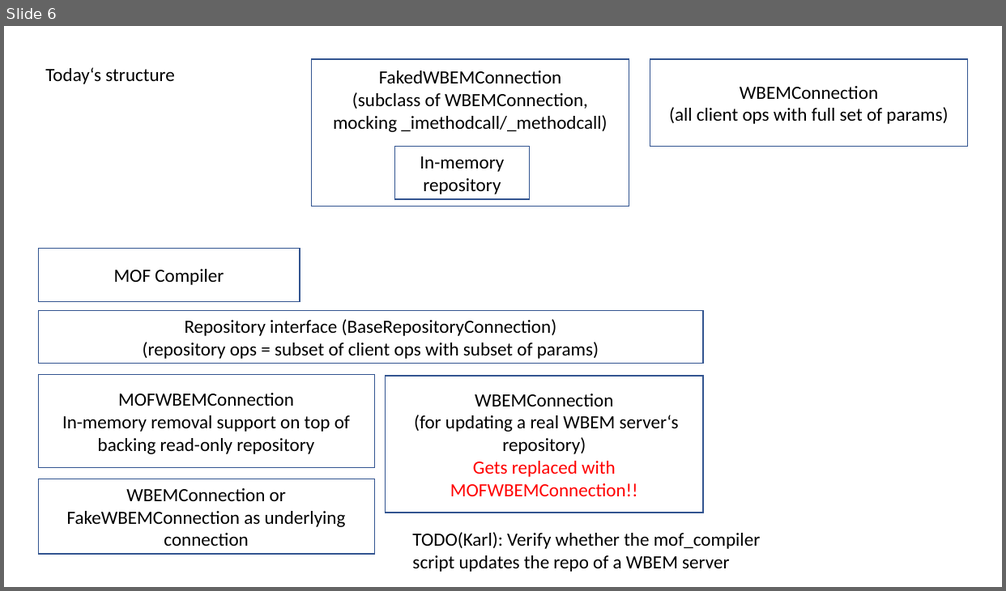
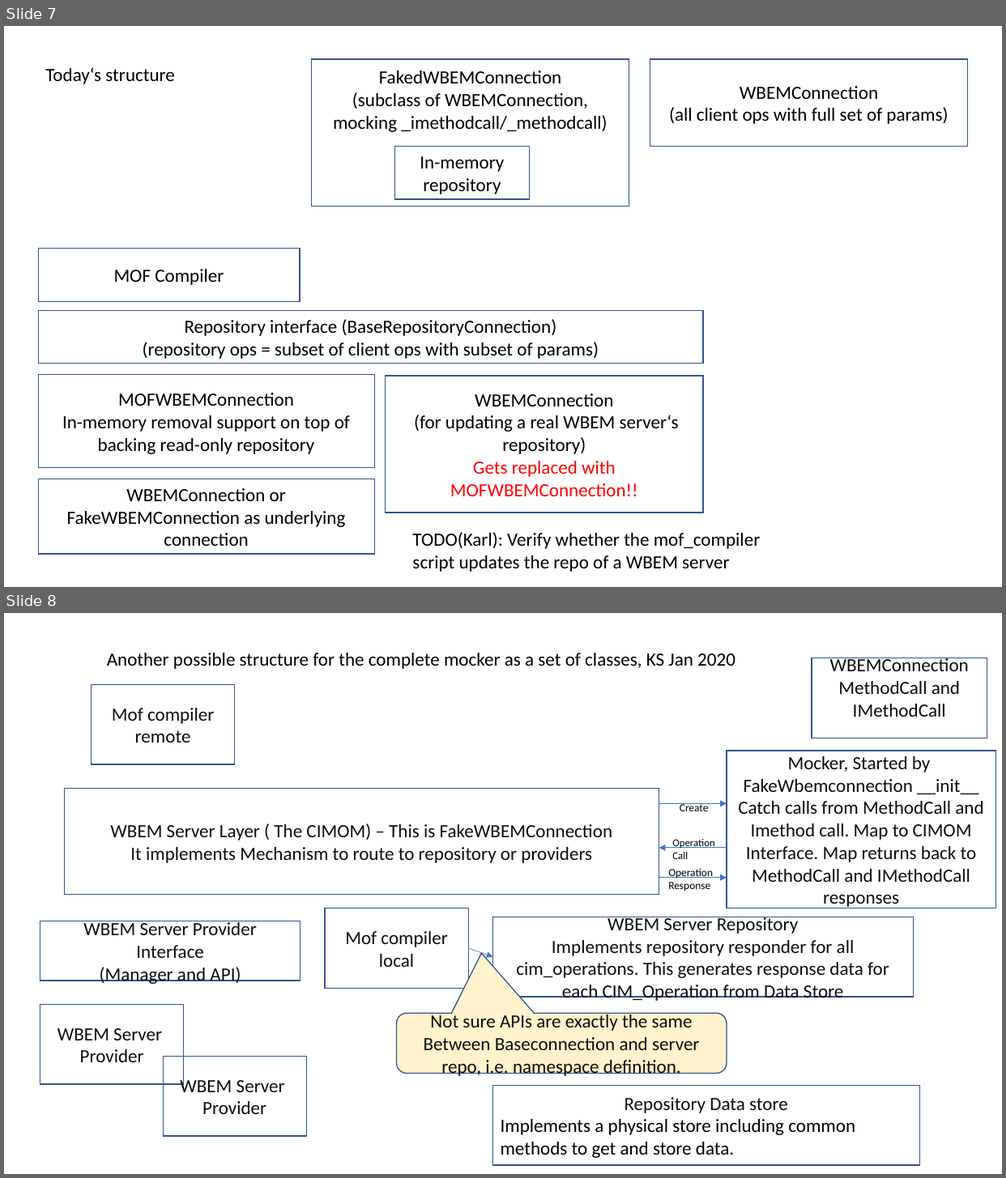
Before and after one commit to pywbem/pywbem, a slide deck: design/RepositoryStructure.pptx. Shown one above the other, each under a label of ours: slide 6 before the commit, slides 7 and 8 after it. The pictures are 1006x591 and 1006x1178 pixels, drawn with LibreOffice and Linux fonts; fonts in the diff are those of the drawing. Boxes give left, top, right and bottom in pixels: in the first picture for what was removed or moved away, otherwise in the second. Text is boxed around its words. In the diff, an @@ line names an element or a change of style, - is before the commit and + after.

Commit message:
wip (#2078)

```diff
--- a/design/RepositoryStructure.pptx
+++ b/design/RepositoryStructure.pptx
@@ slide 8 added at (4, 613, 1002, 1174), background #FFFFFF @@
@@ text added at (107, 653, 735, 669), 18 pt, text #000000 @@
+Another possible structure for the complete mocker as a set of classes, KS Jan 2020
@@ rectangle added at (812, 658, 987, 738), outline #325491 1 pt, 18 pt, text #0D0D0D @@
+WBEMConnection
+MethodCall and IMethodCall
@@ rectangle added at (91, 685, 235, 765), outline #325491 1 pt, 18 pt, text #0D0D0D @@
+Mof compiler remote
@@ rectangle added at (727, 751, 996, 909), outline #325491 1 pt, 18 pt, text #0D0D0D @@
+Mocker, Started by
+FakeWbemconnection __init__
+Catch calls from MethodCall and
+Imethod call. Map to CIMOM Interface. Map returns back to MethodCall and IMethodCall responses
@@ rectangle added at (65, 788, 659, 895), outline #325491 1 pt, 18 pt, text #0D0D0D @@
+WBEM Server Layer ( The CIMOM) – This is FakeWBEMConnection
+It implements Mechanism to route to repository or providers
@@ arrow added from (659, 804) to (727, 804), #4472C4 0.5 pt @@
@@ text added at (680, 803, 709, 811), 10.5 pt, text #000000 @@
+Create
@@ arrow added from (727, 848) to (659, 848), #4472C4 0.5 pt @@
@@ text added at (672, 839, 714, 859), 10 pt, text #000000 @@
+Operation
+Call
@@ arrow added from (659, 878) to (727, 878), #4472C4 0.5 pt @@
@@ text added at (668, 868, 713, 892), 10.5 pt, text #000000 @@
+Operation
+Response
@@ rectangle added at (40, 922, 300, 982), outline #325491 1 pt, 18 pt, text #0D0D0D @@
+WBEM Server Provider Interface
+(Manager and API)
@@ rectangle added at (325, 909, 469, 989), outline #325491 1 pt, 18 pt, text #0D0D0D @@
+Mof compiler local
@@ rectangle added at (493, 917, 913, 997), outline #325491 1 pt, 18 pt, text #0D0D0D @@
+WBEM Server Repository
+Implements repository responder for all cim_operations. This generates response data for each CIM_Operation from Data Store
@@ arrow added from (468, 948) to (493, 957), #4472C4 0.5 pt @@
@@ rectangle added at (40, 1004, 184, 1084), outline #325491 1 pt, 18 pt, text #0D0D0D @@
+WBEM Server
+Provider
@@ rounded speech box added at (396, 1013, 727, 1073), fill #FFF2CC, outline #325491 1 pt, 18 pt, text #0D0D0D @@
+Not sure APIs are exactly the same
+Between Baseconnection and server repo, i.e. namespace definition.
@@ rectangle added at (163, 1056, 306, 1136), outline #325491 1 pt, 18 pt, text #0D0D0D @@
+WBEM Server
+Provider
@@ rectangle added at (493, 1085, 919, 1165), outline #325491 1 pt, 18 pt, text #000000 @@
+Repository Data store
+Implements a physical store including common methods to get and store data.
@@ what was slide 6 is now slide 7 @@
```
Also in this commit, not shown: 5 other slides added.
